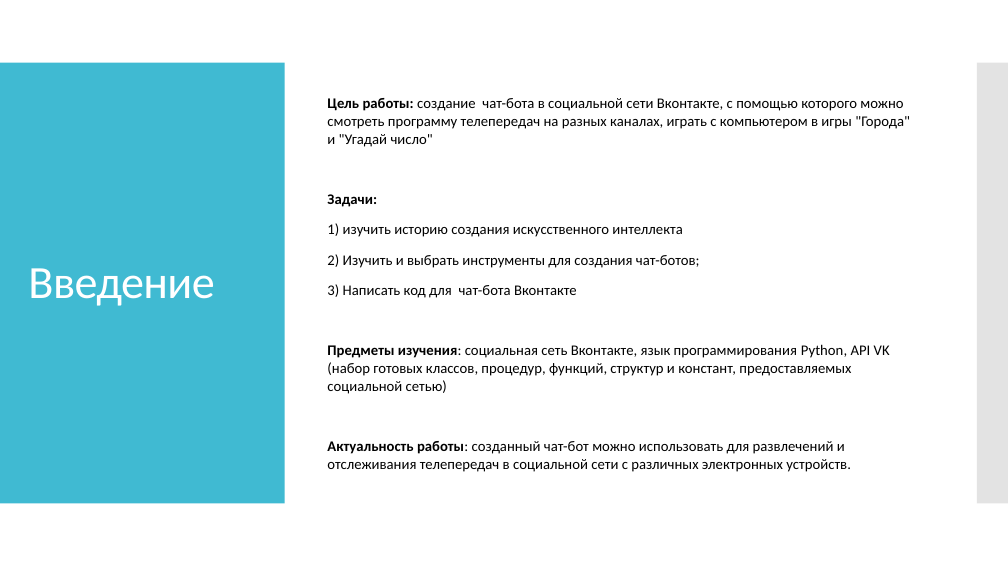
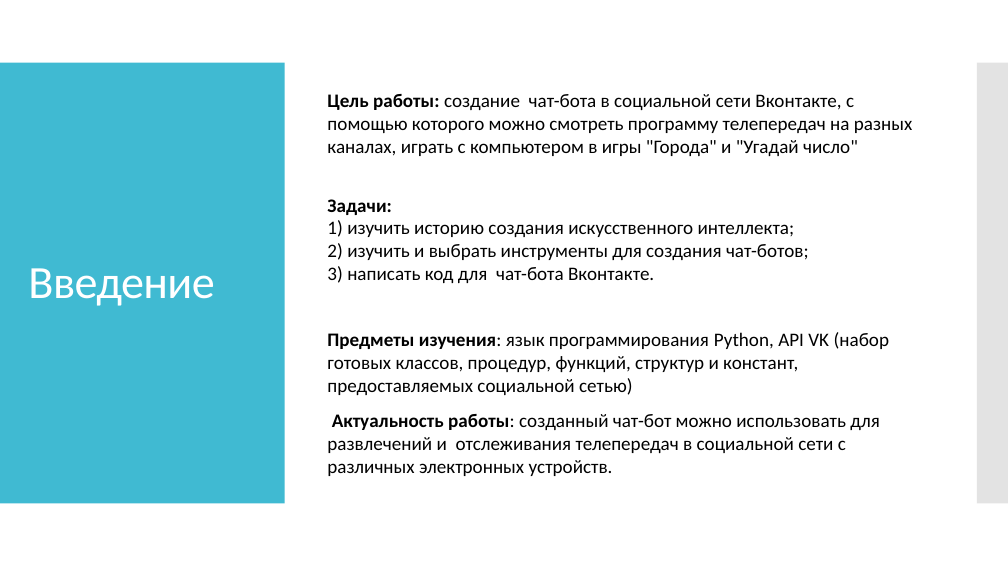
Before and after one commit to Gred1/BotProject, a slide deck: slide 2 of Создание бота, как искусственного интеллекта посредством языка.pptx. Drawn at 1008x567 pixels with LibreOffice and Linux fonts; fonts in the diff are those of the drawing. Boxes give left, top, right and bottom in pixels: in the first picture for what was removed or moved away, otherwise in the second. Text is boxed around its words. In the diff, an @@ line names an element or a change of style, - is before the commit and + after.

```diff
--- a/Создание бота, как искусственного интеллекта посредством языка.pptx
+++ b/Создание бота, как искусственного интеллекта посредством языка.pptx
@@ text at box(327, 94, 913, 476): size 14 to 18.2 pt in "Цель работы: создание чат-бота в социальной сети ...", "Задачи:", "Актуальность работы: созданный чат-бот можно использовать дл ..."; less space between paragraphs @@
@@ text at box(327, 220, 889, 395): text changed; size 14 to 18.2 pt @@
-1) изучить историю создания искусственного интеллекта
-2) Изучить и выбрать инструменты для создания чат-ботов;
-3) Написать код для чат-бота Вконтакте
-Предметы изучения: социальная сеть Вконтакте, язык программирования Python, API VK (набор готовых классов, процедур, функций, структур и констант, предоставляемых социальной сетью)
+1) изучить историю создания искусственного интеллекта;
+2) изучить и выбрать инструменты для создания чат-ботов;
+3) написать код для чат-бота Вконтакте.
+Предметы изучения: язык программирования Python, API VK (набор готовых классов, процедур, функций, структур и констант, предоставляемых социальной сетью)
```
Also in this commit, not shown: 6 other slides changed.
